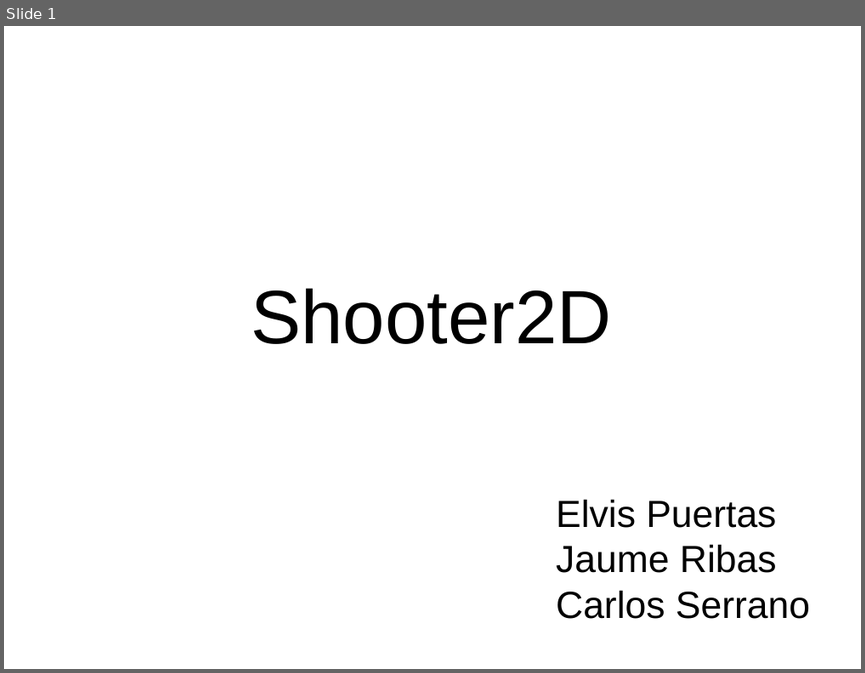
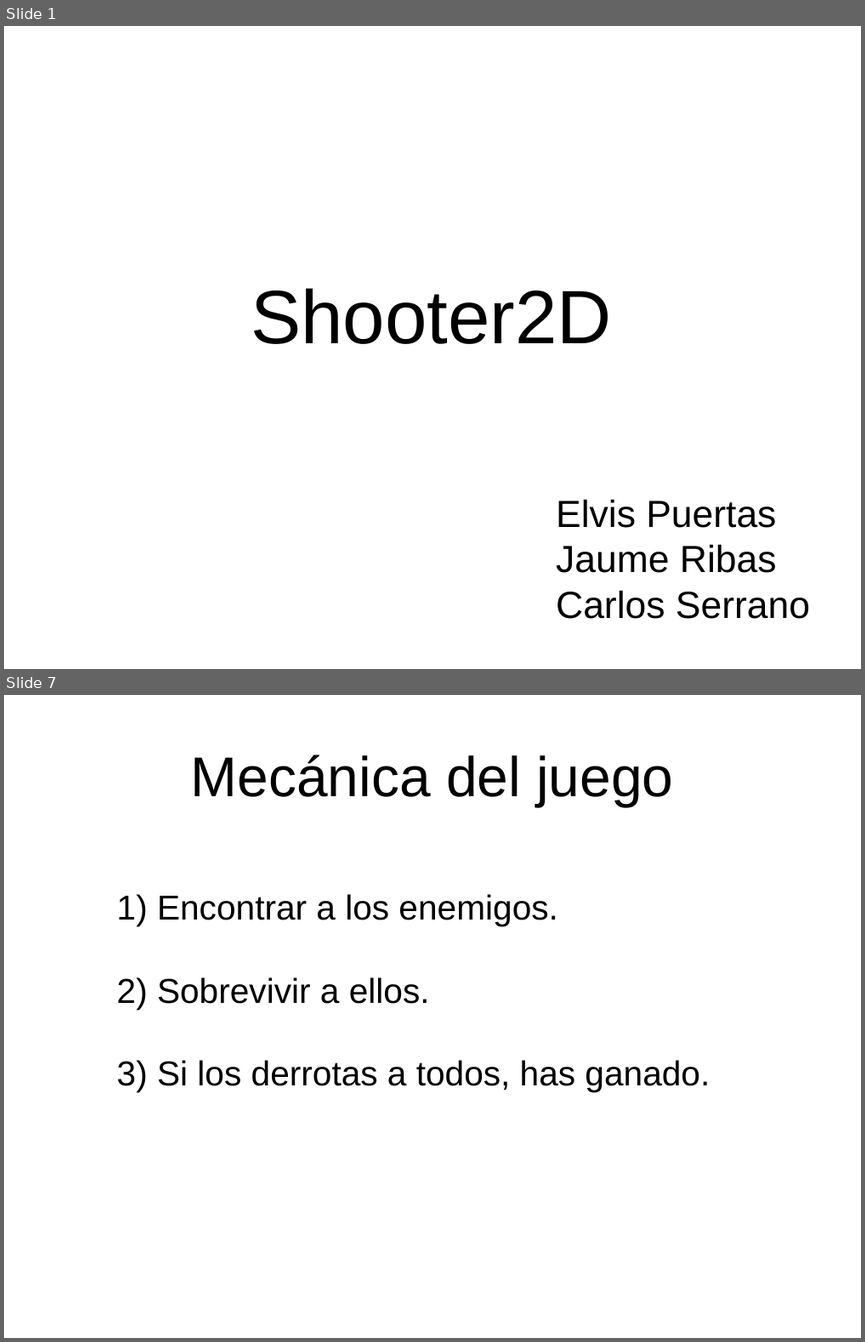
Before and after one commit to JaumeRibas/Shooter2D, a slide deck: Shooter2D/docs/presentacion/presentacion.odp. Shown one above the other, each under a label of ours: slide 1 before the commit, slides 1 and 7 after it; the slides between them are not shown. The pictures are 865x673 and 865x1342 pixels, drawn with LibreOffice and Linux fonts; fonts in the diff are those of the drawing; background and template pictures are left out. Boxes give left, top, right and bottom in pixels: in the first picture for what was removed or moved away, otherwise in the second. Text is boxed around its words. In the diff, an @@ line names an element or a change of style, - is before the commit and + after.

```diff
--- a/Shooter2D/docs/presentacion/presentacion.odp
+++ b/Shooter2D/docs/presentacion/presentacion.odp
@@ slide 7 added at (x1=4, y1=695, x2=861, y2=1338), background picture (left out) @@
@@ title added at (x1=191, y1=755, x2=673, y2=807), 51.9 pt, text #000000 @@
+Mecánica del juego
@@ subtitle added at (x1=157, y1=894, x2=710, y2=1092), 32 pt, text #000000 @@
+1) Encontrar a los enemigos.
+2) Sobrevivir a ellos.
+3) Si los derrotas a todos, has ganado.
```
Also in this commit, not shown: 2 slides changed, 6 other slides added, 1 slide removed.
